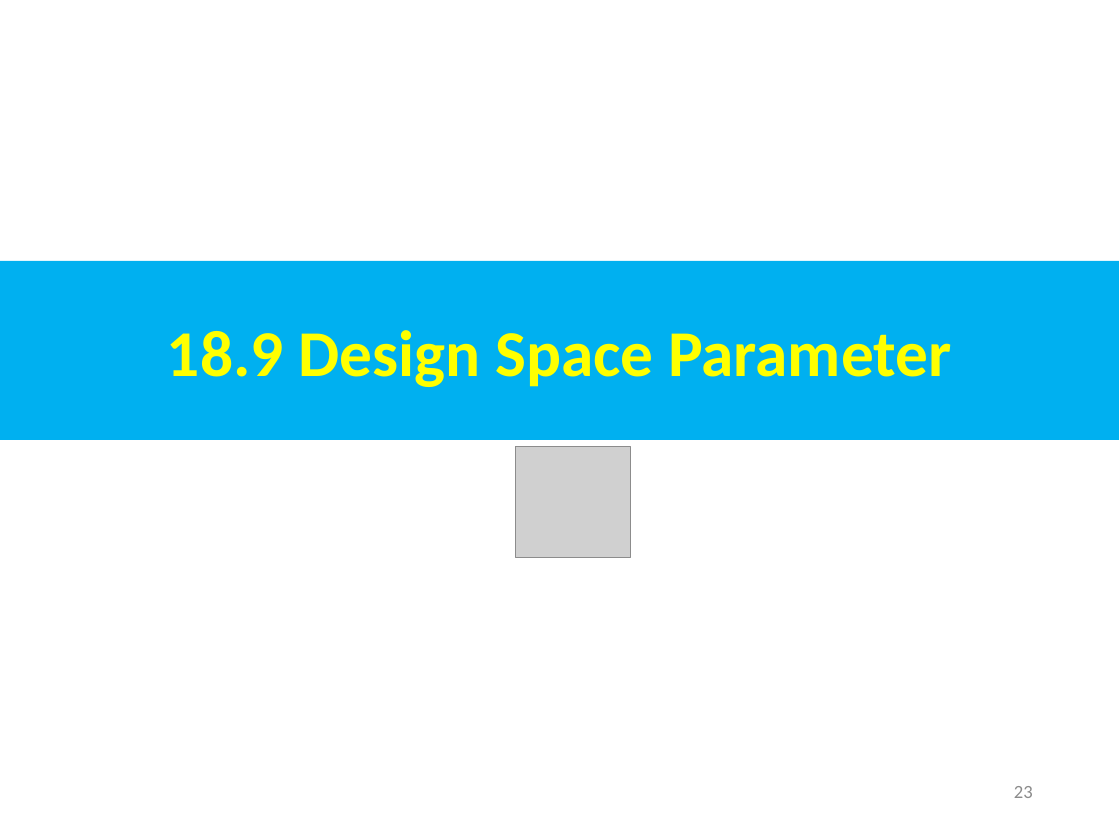
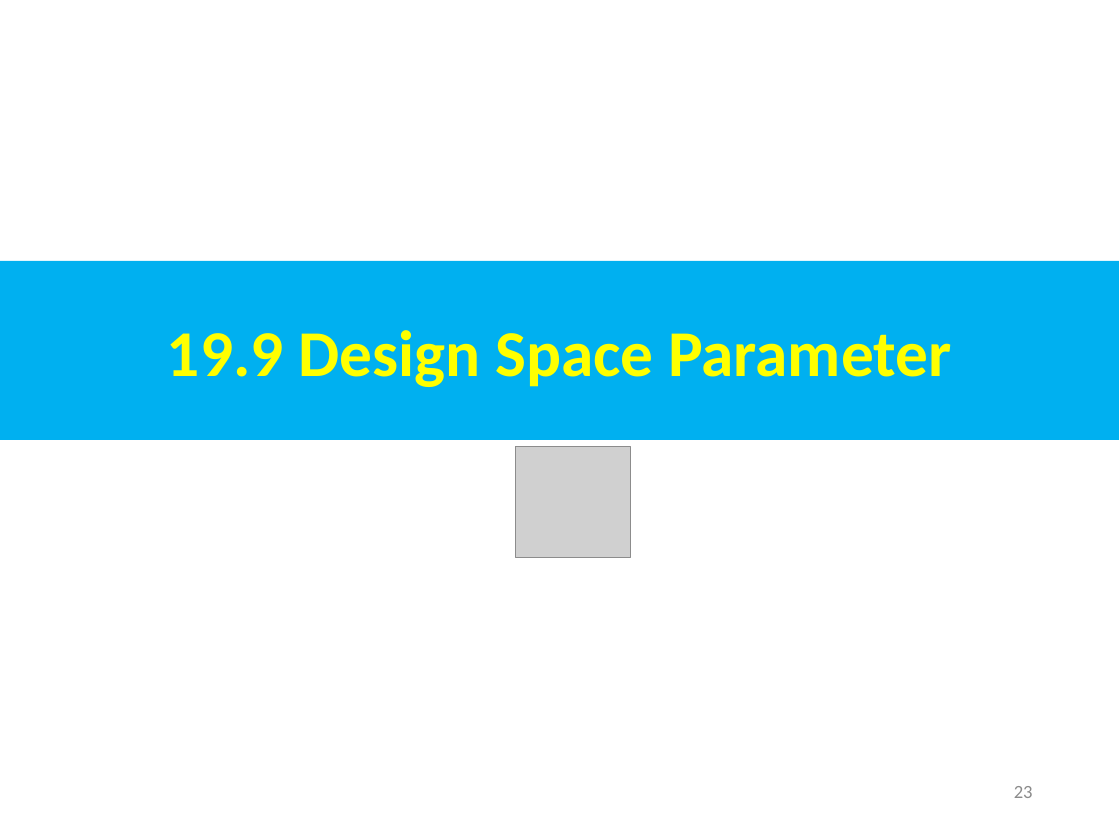
Before and after one commit to peterhchen/AIU_CS800_Chisel, a slide deck: slide 23 of 500_UCSC_HWD/019_DSE/000_Video/019.DSE.ppt. Drawn at 1120x840 pixels with LibreOffice and Linux fonts; fonts in the diff are those of the drawing; grey boxes stand for pictures. Boxes give left, top, right and bottom in pixels: in the first picture for what was removed or moved away, otherwise in the second. Text is boxed around its words. In the diff, an @@ line names an element or a change of style, - is before the commit and + after.

```diff
--- a/500_UCSC_HWD/019_DSE/000_Video/019.DSE.ppt
+++ b/500_UCSC_HWD/019_DSE/000_Video/019.DSE.ppt
@@ text in rectangle at (167,330,951,387): text changed @@
-18.9 Design Space Parameter
+19.9 Design Space Parameter
```
Also in this commit, not shown: 32 other slides changed.
